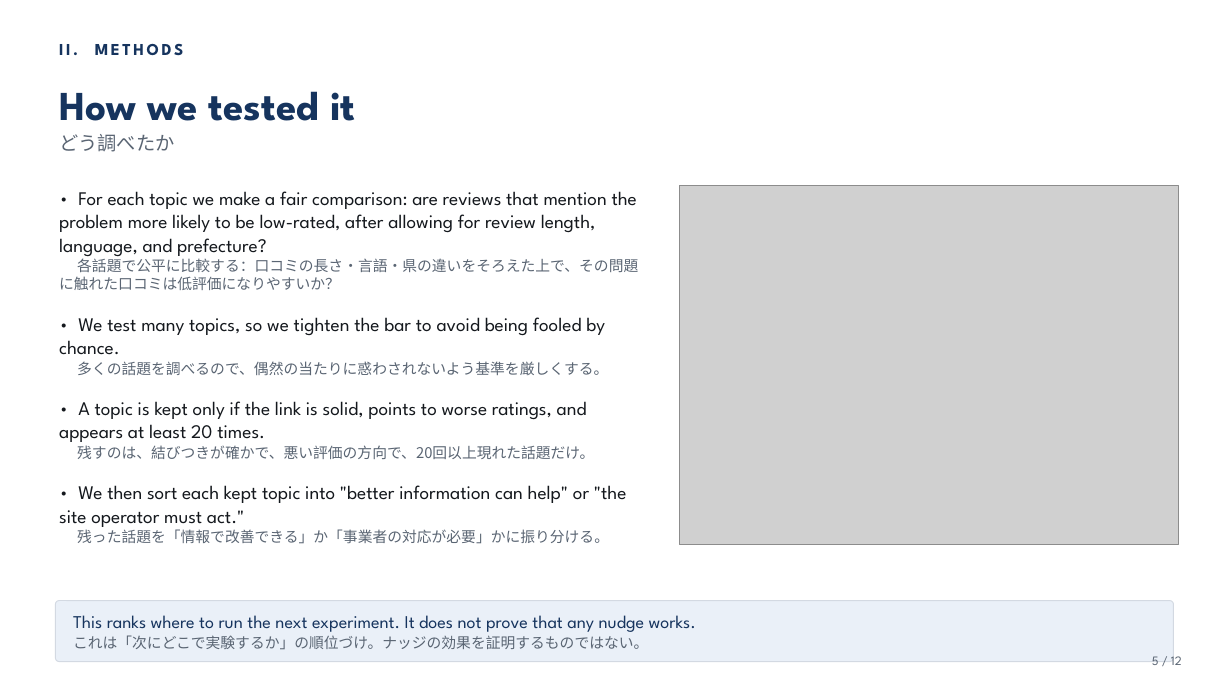
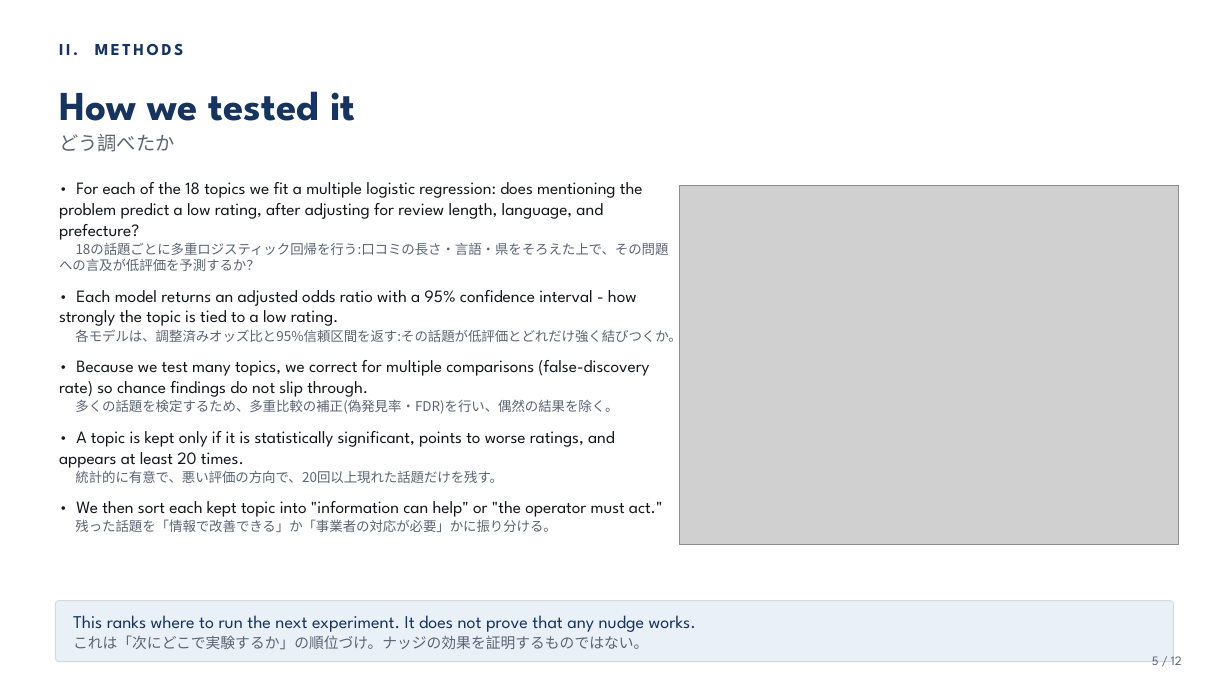
Before and after one commit to andrew-verde/hokuriku-tourist-sentiment-analysis, a slide deck: slide 3 of NUDGE-Methods-Simple.pptx. Drawn at 1232x693 pixels with LibreOffice and Linux fonts; fonts in the diff are those of the drawing; grey boxes stand for pictures. Boxes give left, top, right and bottom in pixels: in the first picture for what was removed or moved away, otherwise in the second. Text is boxed around its words. In the diff, an @@ line names an element or a change of style, - is before the commit and + after.

Commit message:
Final presentation content

```diff
--- a/NUDGE-Methods-Simple.pptx
+++ b/NUDGE-Methods-Simple.pptx
@@ text "• For each of the ..." moved from (x1=59, y1=191, x2=638, y2=544) to (x1=59, y1=182, x2=681, y2=532) @@
@@ text at (x1=59, y1=182, x2=681, y2=520): text changed; size 15 to 13.5 pt @@
-• For each topic we make a fair comparison: are reviews that mention the problem more likely to be low-rated, after allowing for review length, language, and prefecture?
-各話題で公平に比較する：口コミの長さ・言語・県の違いをそろえた上で、その問題に触れた口コミは低評価になりやすいか？
-• We test many topics, so we tighten the bar to avoid being fooled by chance.
-多くの話題を調べるので、偶然の当たりに惑わされないよう基準を厳しくする。
-• A topic is kept only if the link is solid, points to worse ratings, and appears at least 20 times.
-残すのは、結びつきが確かで、悪い評価の方向で、20回以上現れた話題だけ。
-• We then sort each kept topic into "better information can help" or "the site operator must act."
+• For each of the 18 topics we fit a multiple logistic regression: does mentioning the problem predict a low rating, after adjusting for review length, language, and prefecture?
+18の話題ごとに多重ロジスティック回帰を行う:口コミの長さ・言語・県をそろえた上で、その問題への言及が低評価を予測するか？
+• Each model returns an adjusted odds ratio with a 95% confidence interval - how strongly the topic is tied to a low rating.
+各モデルは、調整済みオッズ比と95%信頼区間を返す:その話題が低評価とどれだけ強く結びつくか。
+• Because we test many topics, we correct for multiple comparisons (false-discovery rate) so chance findings do not slip through.
+多くの話題を検定するため、多重比較の補正(偽発見率・FDR)を行い、偶然の結果を除く。
+• A topic is kept only if it is statistically significant, points to worse ratings, and appears at least 20 times.
+統計的に有意で、悪い評価の方向で、20回以上現れた話題だけを残す。
+• We then sort each kept topic into "information can help" or "the operator must act."
@@ text at (x1=75, y1=519, x2=556, y2=532): size 11.5 to 10.5 pt in "残った話題を「情報で改善できる」か「事業者の対応が必要」かに振り分ける。" @@
```
Also in this commit, not shown: 6 other files.
